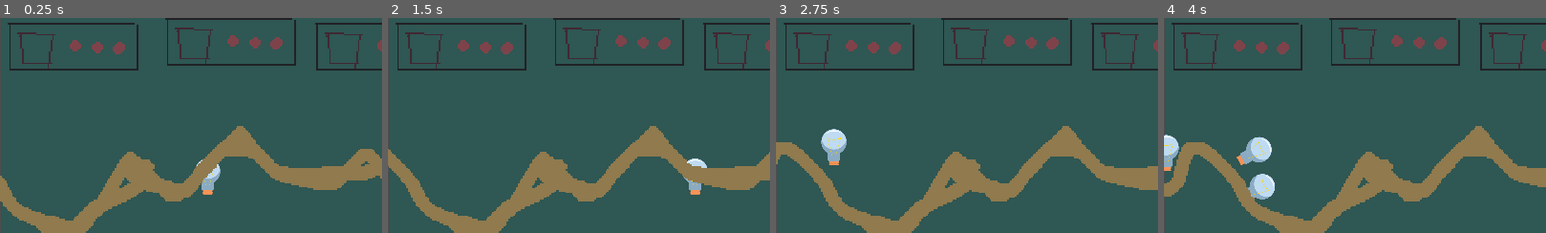
Above: before the commit, frames 1-4 (left to right).
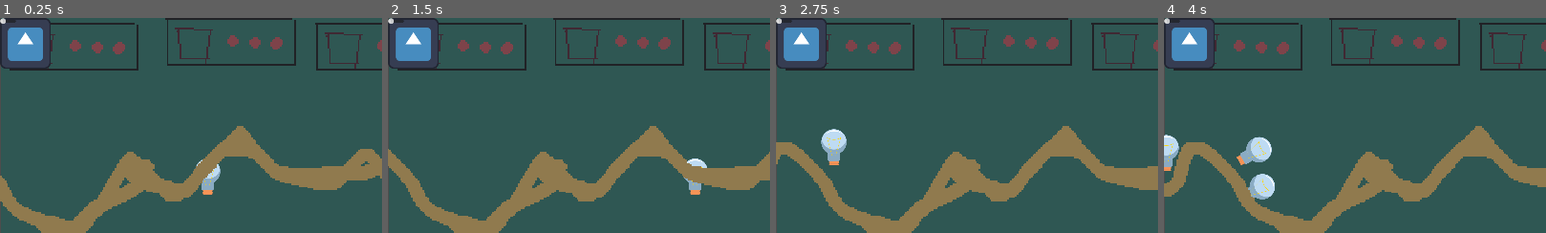
Above: after the commit, the same moments.

Repository: Daxidz/orbital-5-cyberpunk
Game: Godot game, scene res://src/main.tscn
Same seed, same stepped clock (60 frames per second), same inputs: the game is played once before the commit and once after it. The engine's default icon, where the game draws it, is replaced by a stand-in: a white triangle on a blue panel in a dark square.
Inputs (mouse positions are % of the whole screen's width and height, from its top left):
- Up to frame 1 (0.25 s): no input
- Up to frame 2 (1.5 s): click "MIX" at 0.5 s; click "MIX" at 1.25 s
- Up to frame 3 (2.75 s): click "MIX" at 2 s
- Up to frame 4 (4 s): move the mouse to (53, 37) at 2.77 s; press the mouse at (53, 37) at 2.78 s; move the mouse to (15, 30) at 3.52 s; release the mouse at (15, 30) at 3.53 s; click (15, 30) at 3.6 s
The pictures show only the part of the screen within x 0-50%, y 0-50%; the shares and areas given below are measured in that part.

The runs differ from the first frame. In frame 1, 3.1% of the frame differs, in the area x 0-14%, y 0-24%; in frame 2, 3.1%; in frame 3, 3.1%; in frame 4, 3.1%.

Commit message:
UI is shit

Diff:
--- a/src/main.tscn
+++ b/src/main.tscn
@@ -1,8 +1,9 @@
-[gd_scene load_steps=14 format=3 uid="uid://bfyde53g6pla1"]
+[gd_scene load_steps=15 format=3 uid="uid://bfyde53g6pla1"]
 
 [ext_resource type="Script" path="res://src/main.gd" id="1_4hrhh"]
 [ext_resource type="Texture2D" uid="uid://yxrqdgfwt4x" path="res://res/img/mockup_dax.png" id="1_katgu"]
 [ext_resource type="PackedScene" uid="uid://dxlbc6wto7a57" path="res://src/mixer.tscn" id="3_h1sid"]
+[ext_resource type="Texture2D" uid="uid://b2wk70bgifw7o" path="res://icon.svg" id="4_0plg6"]
 [ext_resource type="PackedScene" uid="uid://ddyksiuwwuwih" path="res://src/Ingredient.tscn" id="5_hq05h"]
 [ext_resource type="Script" path="res://src/TapisIngredients.gd" id="5_s7wll"]
 [ext_resource type="Texture2D" uid="uid://4ip7w0yjoc65" path="res://res/img/tapis.png" id="6_bgw1u"]
@@ -66,7 +67,43 @@
 
 [node name="UI" type="CanvasLayer" parent="."]
 
-[node name="Recettes" type="CanvasLayer" parent="UI"]
+[node name="Recipes" type="CanvasLayer" parent="UI"]
+
+[node name="VBoxContainer" type="VBoxContainer" parent="UI/Recipes"]
+offset_right = 359.0
+offset_bottom = 660.0
+
+[node name="Panel" type="TextureRect" parent="UI/Recipes/VBoxContainer"]
+layout_mode = 2
+texture = ExtResource("4_0plg6")
+stretch_mode = 2
+
+[node name="VBoxContainer" type="VBoxContainer" parent="UI/Recipes/VBoxContainer/Panel"]
+layout_mode = 2
+offset_top = -4.0
+offset_right = 40.0
+offset_bottom = -4.0
+
+[node name="HBoxContainer" type="HBoxContainer" parent="UI/Recipes/VBoxContainer/Panel/VBoxContainer"]
+layout_mode = 2
+
+[node name="TextureRect" type="TextureRect" parent="UI/Recipes/VBoxContainer/Panel/VBoxContainer/HBoxContainer"]
+layout_mode = 2
+
+[node name="HBoxContainer" type="HBoxContainer" parent="UI/Recipes/VBoxContainer/Panel/VBoxContainer/HBoxContainer"]
+layout_mode = 2
+
+[node name="TextureRect" type="TextureRect" parent="UI/Recipes/VBoxContainer/Panel/VBoxContainer/HBoxContainer/HBoxContainer"]
+layout_mode = 2
+
+[node name="TextureRect2" type="TextureRect" parent="UI/Recipes/VBoxContainer/Panel/VBoxContainer/HBoxContainer/HBoxContainer"]
+layout_mode = 2
+
+[node name="TextureRect3" type="TextureRect" parent="UI/Recipes/VBoxContainer/Panel/VBoxContainer/HBoxContainer/HBoxContainer"]
+layout_mode = 2
+
+[node name="HSlider" type="HSlider" parent="UI/Recipes/VBoxContainer/Panel/VBoxContainer"]
+layout_mode = 2
 
 [node name="IngrTest" parent="." instance=ExtResource("5_hq05h")]
 
--- a/src/recipes_manager.gd
+++ b/src/recipes_manager.gd
@@ -40,18 +40,23 @@
 		self.spawn_new_recipe()
 
 func is_ongoing_recipe_valid(ingredients: Array):
+	ingredients.sort()
+
 	var same = self.ongoing_recipes.filter(func(recipe): return recipe.ingredients == ingredients)
-	print_debug("is_ongoing_recipe_valid() - same.size(): %d" % same.size())
+	if (same.size() > 0):
+		for recipe in self.ongoing_recipes:
+			if (recipe.ingredients == ingredients):
+				self.ongoing_recipes.erase(recipe)
+
+	return (same.size() > 0)
 
 
 class Recipe:
 	var ingredients: Array
 
-#	func equals(other: Recipe) -> bool:
-#		return self.ingredients == other.ingredients
-
 	func _init(ingredients: Array):
 		self.ingredients.append_array(ingredients)
+		self.ingredients.sort()
 
 	func _to_string():
 		var result = "[ "
